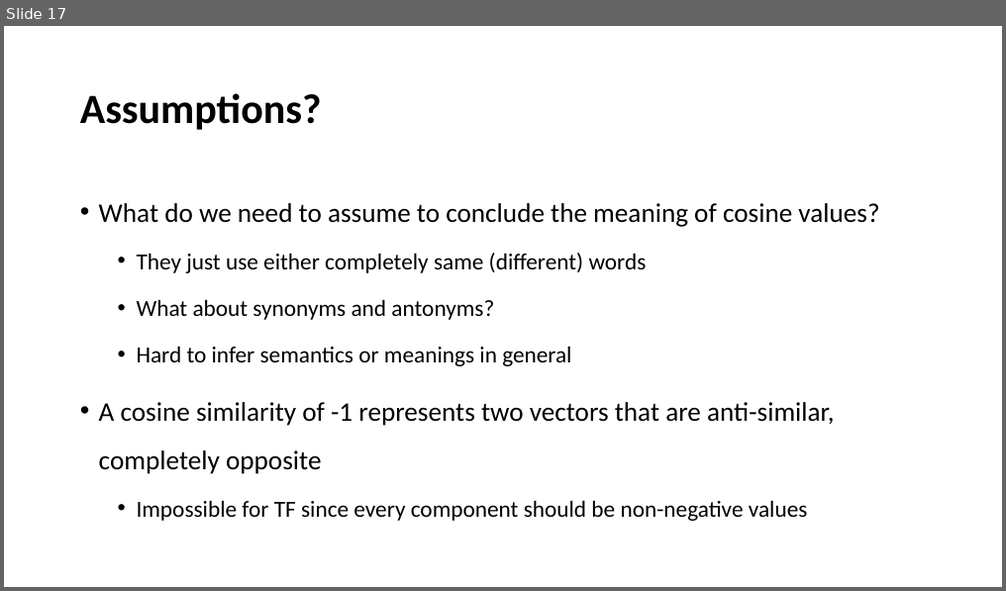
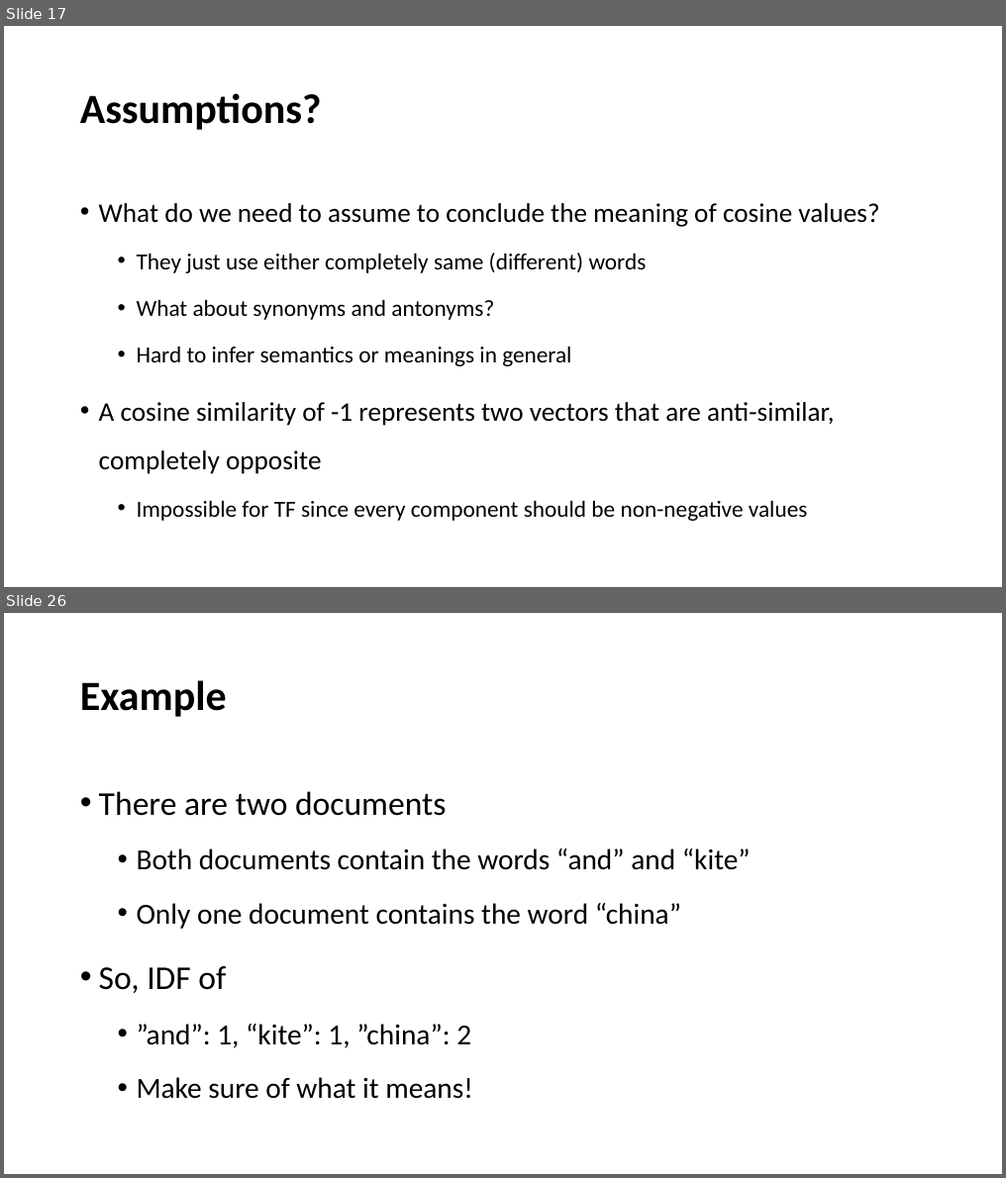
Before and after one commit to YeabinMoonEcon/BUS211, a slide deck: BUS243_NLP/lecture_notes/Lecture3.pptx. Shown one above the other, each under a label of ours: slide 17 before the commit, slides 17 and 26 after it; the slides between them are not shown. The pictures are 1006x591 and 1006x1178 pixels, drawn with LibreOffice and Linux fonts; fonts in the diff are those of the drawing. Boxes give left, top, right and bottom in pixels: in the first picture for what was removed or moved away, otherwise in the second. Text is boxed around its words. In the diff, an @@ line names an element or a change of style, - is before the commit and + after.

```diff
--- a/BUS243_NLP/lecture_notes/Lecture3.pptx
+++ b/BUS243_NLP/lecture_notes/Lecture3.pptx
@@ slide 26 added at (4, 613, 1002, 1174), background #FFFFFF @@
@@ title added at (80, 680, 227, 717), 40 pt, text #000000, bold @@
+Example
@@ text added at (99, 791, 750, 1099), 28 pt, text #000000 @@
+• There are two documents
+  • Both documents contain the words “and” and “kite”
+  • Only one document contains the word “china”
+• So, IDF of
+  • ”and”: 1, “kite”: 1, ”china”: 2
+  • Make sure of what it means!
```
Also in this commit, not shown: 1 slide changed, 13 other slides added, 4 other files.
